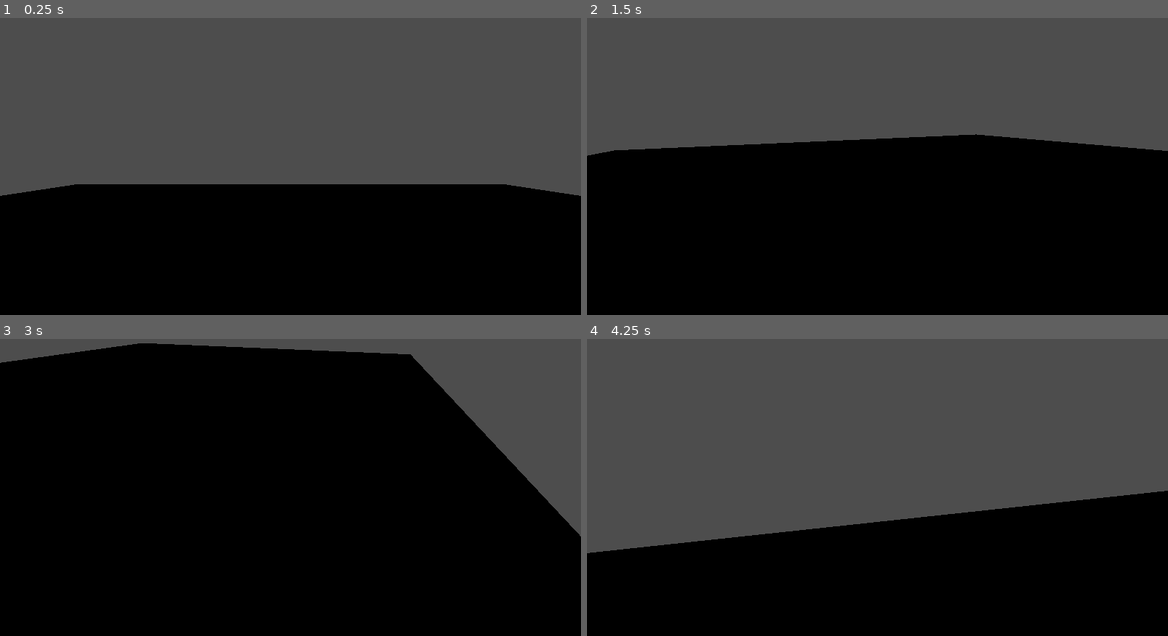
Above: before the commit, frames 1-4 (two rows, left to right).
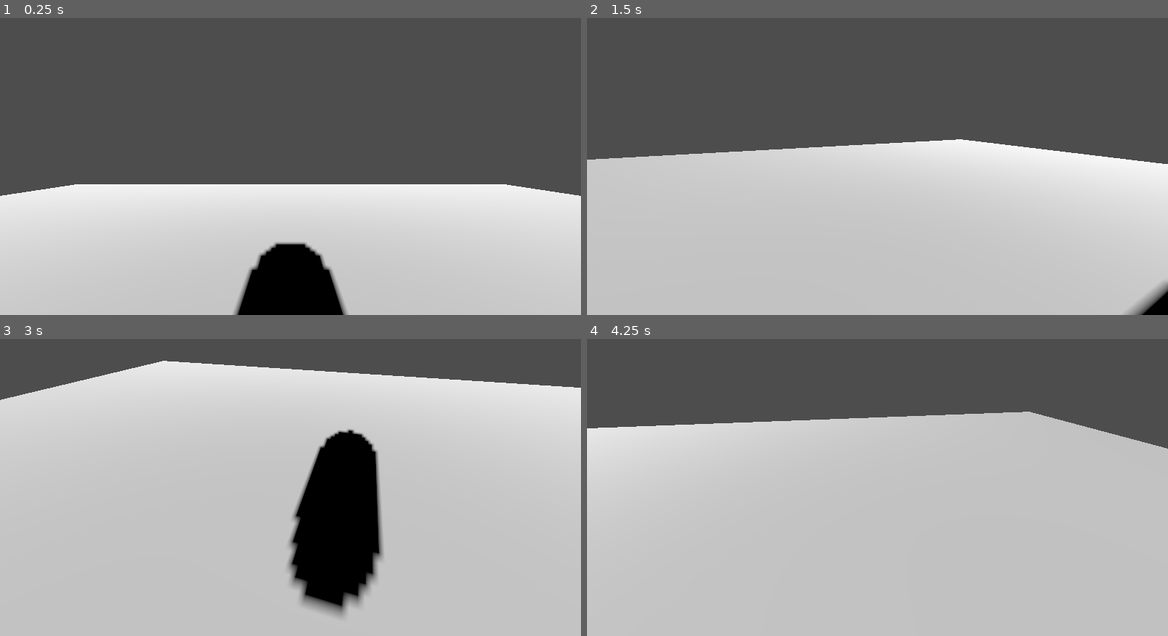
Above: after the commit, the same moments.

Repository: Colorful-Orange-Juice/Tower
Game: Godot game, scene res://scenes/tests/test1/test_scene.tscn
Same seed, same stepped clock (60 frames per second), same inputs: the game is played once before the commit and once after it.
Inputs (mouse positions are in pixels of both pictures, inside the frame that each line leads up to):
- Up to frame 1 (0.25 s): no input
- Up to frame 2 (1.5 s): tap Enter (ui_accept) at 0.5, 0.77 s; move the mouse to (1005, 136) at 0.52 s; hold Right (ui_right) 0.53-1.28 s; tap S (move_b, bound only after the commit) at 0.6 s; tap W (move_f, bound only after the commit) at 0.8, 1.35 s; move the mouse to (761, 169) at 1.27 s; hold Down (ui_down) from 1.28 s (still down)
- Up to frame 3 (3 s): tap Enter (ui_accept) at 1.52, 2.75 s; tap A (move_l, bound only after the commit) at 1.55, 2.1 s; move the mouse to (348, 401) at 2.02 s; release Down (ui_down) at 2.03 s; hold Right (ui_right) 2.03-2.78 s; tap F (move_r, bound only after the commit) at 2.3, 2.85 s; move the mouse to (261, 537) at 2.77 s; hold Up (ui_up) from 2.78 s (still down)
- Up to frame 4 (4.25 s): tap Enter (ui_accept) at 3.02, 3.77 s; tap S (move_b, bound only after the commit) at 3.05, 3.6 s; move the mouse to (1051, 523) at 3.52 s; release Up (ui_up) at 3.53 s; hold Left (ui_left) from 3.53 s (still down); tap W (move_f, bound only after the commit) at 3.8 s

The runs differ from the first frame. In frame 1, 40% of the frame differs, in the area x 0-100%, y 55-100%; in frame 2, 58%; in frame 3, 87%, in the area x 0-100%, y 1-100%; in frame 4, 72%.

Commit message:
wasd movement and light and color

Diff:
--- a/project.godot
+++ b/project.godot
@@ -15,6 +15,29 @@
 config/features=PackedStringArray("4.6", "Forward Plus")
 config/icon="res://icon.svg"
 
+[input]
+
+move_l={
+"deadzone": 0.2,
+"events": [Object(InputEventKey,"resource_local_to_scene":false,"resource_name":"","device":-1,"window_id":0,"alt_pressed":false,"shift_pressed":false,"ctrl_pressed":false,"meta_pressed":false,"pressed":false,"keycode":0,"physical_keycode":65,"key_label":0,"unicode":97,"location":0,"echo":false,"script":null)
+]
+}
+move_r={
+"deadzone": 0.2,
+"events": [Object(InputEventKey,"resource_local_to_scene":false,"resource_name":"","device":-1,"window_id":0,"alt_pressed":false,"shift_pressed":false,"ctrl_pressed":false,"meta_pressed":false,"pressed":false,"keycode":0,"physical_keycode":70,"key_label":0,"unicode":102,"location":0,"echo":false,"script":null)
+]
+}
+move_f={
+"deadzone": 0.2,
+"events": [Object(InputEventKey,"resource_local_to_scene":false,"resource_name":"","device":-1,"window_id":0,"alt_pressed":false,"shift_pressed":false,"ctrl_pressed":false,"meta_pressed":false,"pressed":false,"keycode":0,"physical_keycode":87,"key_label":0,"unicode":119,"location":0,"echo":false,"script":null)
+]
+}
+move_b={
+"deadzone": 0.2,
+"events": [Object(InputEventKey,"resource_local_to_scene":false,"resource_name":"","device":-1,"window_id":0,"alt_pressed":false,"shift_pressed":false,"ctrl_pressed":false,"meta_pressed":false,"pressed":false,"keycode":0,"physical_keycode":83,"key_label":0,"unicode":115,"location":0,"echo":false,"script":null)
+]
+}
+
 [physics]
 
 3d/physics_engine="Jolt Physics"
--- a/scenes/player/Player.tscn
+++ b/scenes/player/Player.tscn
@@ -5,6 +5,9 @@
 [sub_resource type="CapsuleShape3D" id="CapsuleShape3D_o8nba"]
 
 [sub_resource type="CapsuleMesh" id="CapsuleMesh_o8nba"]
+
+[sub_resource type="StandardMaterial3D" id="StandardMaterial3D_wr5hl"]
+albedo_color = Color(0.8910589, 0.36511204, 0, 1)
 
 [node name="Player" type="CharacterBody3D" unique_id=1915838503]
 script = ExtResource("1_wr5hl")
@@ -15,6 +18,7 @@
 
 [node name="PlayerMesh" type="MeshInstance3D" parent="." unique_id=993766460]
 mesh = SubResource("CapsuleMesh_o8nba")
+surface_material_override/0 = SubResource("StandardMaterial3D_wr5hl")
 
 [node name="CameraPivot" type="Node3D" parent="." unique_id=1505325292]
 
--- a/scenes/player/player.gd
+++ b/scenes/player/player.gd
@@ -18,7 +18,7 @@
 	if Input.is_action_just_pressed("ui_accept") and is_on_floor():
 		velocity.y = JUMP_VELOCITY
 
-	var input_dir := Input.get_vector("ui_left", "ui_right", "ui_up", "ui_down")
+	var input_dir := Input.get_vector("move_l", "move_r", "move_f", "move_b")
 	var direction := (camera_pivot.transform.basis * Vector3(input_dir.x, 0, input_dir.y)).normalized()
 	if direction:
 		velocity.x = direction.x * SPEED
--- a/scenes/tests/test1/test_scene.tscn
+++ b/scenes/tests/test1/test_scene.tscn
@@ -4,6 +4,8 @@
 
 [sub_resource type="PlaneMesh" id="PlaneMesh_k0q5t"]
 size = Vector2(20, 20)
+
+[sub_resource type="StandardMaterial3D" id="StandardMaterial3D_k0q5t"]
 
 [sub_resource type="WorldBoundaryShape3D" id="WorldBoundaryShape3D_hkqbp"]
 
@@ -13,9 +15,14 @@
 
 [node name="FloorMesh" type="MeshInstance3D" parent="Floor" unique_id=2039743746]
 mesh = SubResource("PlaneMesh_k0q5t")
+surface_material_override/0 = SubResource("StandardMaterial3D_k0q5t")
 
 [node name="FloorCollision" type="CollisionShape3D" parent="Floor" unique_id=1566156355]
 shape = SubResource("WorldBoundaryShape3D_hkqbp")
 
 [node name="Player" parent="." unique_id=1915838503 instance=ExtResource("1_k0q5t")]
 transform = Transform3D(1, 0, 0, 0, 1, 0, 0, 0, 1, 0, 1.5, 0)
+
+[node name="DirectionalLight3D" type="DirectionalLight3D" parent="." unique_id=1206807544]
+transform = Transform3D(1, 0, 0, 0, 0.85512006, 0.51843005, 0, -0.51843005, 0.85512006, 0.682436, 11.404813, 15.411849)
+shadow_enabled = true
